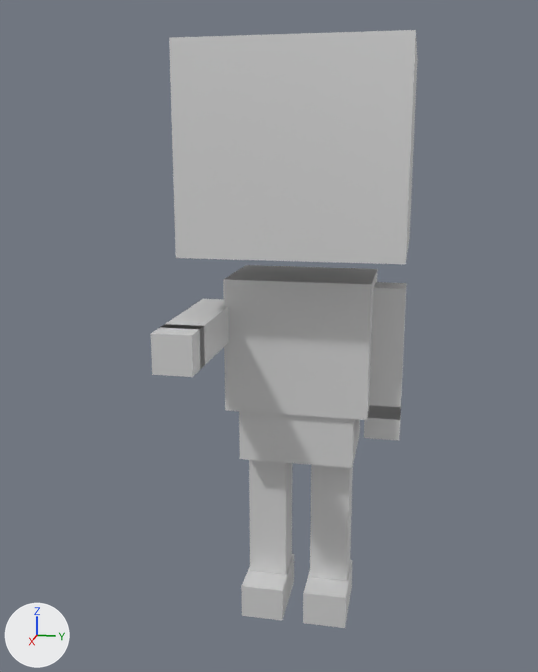
An edit to the glTF model docs/reference/knight_rig.glb, drawn before and after from the same camera.
Both versions are drawn from a 50 mm lens placed at (1.666, 0.252, 1.087), pointed at (0.114, -0.058, 0.7). Lighting does not change. The marker at lower left points along +X, +Y and +Z. The first picture is the older version. Where no turn or scale is listed for an object, it has been applied to the vertices. Vertices at exactly the same position are counted once.

Objects in the first picture: 'arm_L', 'arm_R', 'chest', 'foot_L', 'foot_R', 'hand_L', 'hand_R', 'head', 'hips', 'leg_L', 'leg_R'.
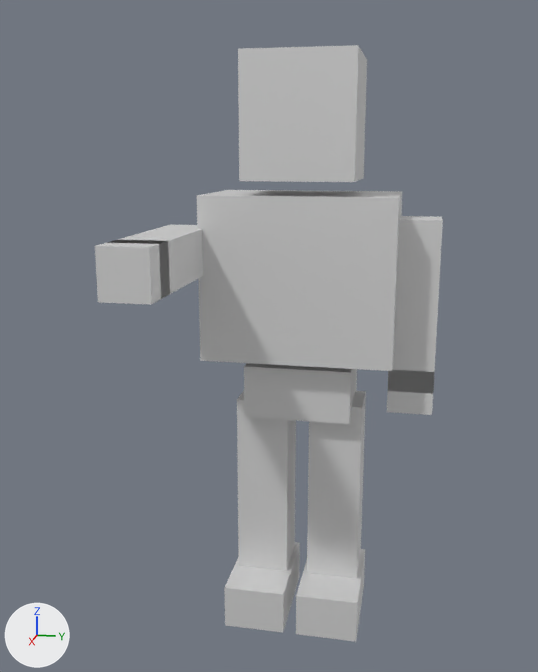
Changed parts and their boxes [x1, y1, x2, y2] in the pictures (538 x 672 px):
'head', moved, rescaled (48% narrower, 41% shorter)
    before: [169, 30, 418, 264]
    after: [238, 45, 367, 182]
'chest', moved, rescaled (32% wider, 17% taller)
    before: [223, 265, 378, 420]
    after: [197, 190, 402, 371]
'hips', moved
    before: [239, 411, 360, 468]
    after: [244, 363, 357, 424]
'arm_L', moved, rescaled (40% wider, 29% taller)
    before: [368, 282, 407, 420]
    after: [388, 216, 443, 394]
'leg_L', moved
    before: [310, 465, 353, 581]
    after: [307, 391, 366, 578]
'leg_R', moved, rescaled
    before: [249, 460, 293, 575]
    after: [237, 391, 296, 571]
'hand_R', moved, rescaled (38% wider, 22% taller)
    before: [151, 324, 205, 377]
    after: [95, 240, 170, 305]
'arm_R', moved, rescaled (39% wider)
    before: [160, 299, 229, 369]
    after: [107, 224, 203, 298]
'foot_R', moved, rescaled (43% wider, 36% taller)
    before: [241, 554, 294, 620]
    after: [224, 542, 300, 632]
'foot_L', moved, rescaled (40% wider, 36% taller)
    before: [303, 560, 352, 628]
    after: [296, 549, 365, 642]
'hand_L', moved, rescaled
    before: [364, 397, 402, 441]
    after: [387, 370, 434, 415]

What changed in the scene script:
```text
Change me_mesh_2:
    remove me_mesh_2.from_pydata(...)  # 8 vertices, 12 faces; spans x -0.055..0.115, y -0.05..0.05, z -0.08..0.0
    add me_mesh_2.from_pydata(...)  # 8 vertices, 12 faces; spans x -0.08..0.16, y -0.07..0.07, z -0.1..0.0
    me_mesh_2 part 1: the whole mesh is scaled about its middle by (1.41, 1.4, 1.25), then moved by (0.01, 0.0, -0.01)
Change me_mesh_3:
    remove me_mesh_3.from_pydata(...)  # 8 vertices, 12 faces; spans x -0.045..0.045, y -0.045..0.045, z -0.36..0.0
    add me_mesh_3.from_pydata(...)  # 8 vertices, 12 faces; spans x -0.06..0.06, y -0.06..0.06, z -0.43..0.0
    me_mesh_3 part 2: the whole mesh is scaled about its middle by (1.33, 1.33, 1.19), then moved by (0.0, 0.0, -0.035)
Change me_mesh_4:
    remove me_mesh_4.from_pydata(...)  # 8 vertices, 12 faces; spans x -0.055..0.115, y -0.05..0.05, z -0.08..0.0
    add me_mesh_4.from_pydata(...)  # 8 vertices, 12 faces; spans x -0.08..0.16, y -0.07..0.07, z -0.1..0.0
    me_mesh_4 part 3: the whole mesh is scaled about its middle by (1.41, 1.4, 1.25), then moved by (0.01, 0.0, -0.01)
Change me_mesh_5:
    remove me_mesh_5.from_pydata(...)  # 8 vertices, 12 faces; spans x -0.11..0.11, y -0.16..0.16, z 0.0..0.3
    add me_mesh_5.from_pydata(...)  # 8 vertices, 12 faces; spans x -0.13..0.13, y -0.21..0.21, z 0.02..0.38
    me_mesh_5 part 4: the whole mesh is scaled about its middle by (1.18, 1.31, 1.2), then moved by (0.0, 0.0, 0.05)
Change me_mesh_6:
    remove me_mesh_6.from_pydata(...)  # 8 vertices, 12 faces; spans x -0.22..0.22, y -0.23..0.23, z 0.0..0.42
    add me_mesh_6.from_pydata(...)  # 8 vertices, 12 faces; spans x -0.12..0.12, y -0.12..0.12, z 0.0..0.26
    me_mesh_6 part 5: the whole mesh is scaled about the mesh origin by (0.545, 0.522, 0.619)
Change me_mesh_7:
    remove me_mesh_7.from_pydata(...)  # 8 vertices, 12 faces; spans x -0.04..0.04, y -0.04..0.04, z -0.29..0.01
    add me_mesh_7.from_pydata(...)  # 8 vertices, 12 faces; spans x -0.05..0.05, y -0.05..0.05, z -0.38..0.0
    me_mesh_7 part 6: the whole mesh is scaled about its middle by (1.25, 1.25, 1.27), then moved by (0.0, 0.0, -0.05)
Change me_mesh_8:
    remove me_mesh_8.from_pydata(...)  # 8 vertices, 12 faces; spans x -0.04..0.04, y -0.04..0.04, z -0.04..0.04
    add me_mesh_8.from_pydata(...)  # 8 vertices, 12 faces; spans x -0.05..0.05, y -0.05..0.05, z -0.05..0.05
    me_mesh_8 part 7: the whole mesh is scaled about its middle by 1.25
Change me_mesh_9:
    remove me_mesh_9.from_pydata(...)  # 8 vertices, 12 faces; spans x -0.01..0.29, y -0.04..0.04, z -0.04..0.04
    add me_mesh_9.from_pydata(...)  # 8 vertices, 12 faces; spans x 0.0..0.36, y -0.05..0.05, z -0.05..0.05
    me_mesh_9 part 8: the whole mesh is scaled about its middle by (1.2, 1.25, 1.25), then moved by (0.04, 0.0, 0.0)
Change me_mesh_10:
    remove me_mesh_10.from_pydata(...)  # 8 vertices, 12 faces; spans x -0.04..0.04, y -0.04..0.04, z -0.04..0.04
    add me_mesh_10.from_pydata(...)  # 8 vertices, 12 faces; spans x -0.05..0.05, y -0.05..0.05, z -0.05..0.05
    me_mesh_10 part 9: the whole mesh is scaled about its middle by 1.25
Change ob_hips:
    ob_hips.location: (0.0, 0.0, 0.46) -> (0.0, 0.0, 0.56)
Change ob_leg_l:
    ob_leg_l.location: (0.0, 0.075, 0.44) -> (0.0, 0.085, 0.53)
Change ob_foot_l:
    ob_foot_l.location: (0.0, 0.075, 0.08) -> (0.0, 0.085, 0.1)
Change ob_leg_r:
    ob_leg_r.location: (0.0, -0.075, 0.44) -> (0.0, -0.085, 0.53)
Change ob_foot_r:
    ob_foot_r.location: (0.0, -0.075, 0.08) -> (0.0, -0.085, 0.1)
Change ob_chest:
    ob_chest.location: (0.0, 0.0, 0.52) -> (0.0, 0.0, 0.62)
Change ob_head:
    ob_head.location: (0.0, 0.0, 0.88) -> (0.0, 0.0, 1.03)
Change ob_arm_l:
    ob_arm_l.location: (0.0, 0.19, 0.79) -> (0.0, 0.25, 0.95)
Change ob_hand_l:
    ob_hand_l.location: (0.0, 0.19, 0.49) -> (0.0, 0.25, 0.57)
Change ob_arm_r:
    ob_arm_r.location: (0.04, -0.19, 0.72) -> (0.04, -0.25, 0.88)
Change ob_hand_r:
    ob_hand_r.location: (0.34, -0.19, 0.72) -> (0.4, -0.25, 0.88)
```
